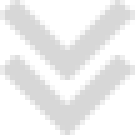
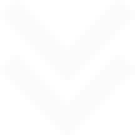
Two versions of the same layered image (w=135, h=135). Layer-by-layer changes:
painted on "UP" over [0,0,135,80]
painted on "DOWN" over [0,55,135,135]
